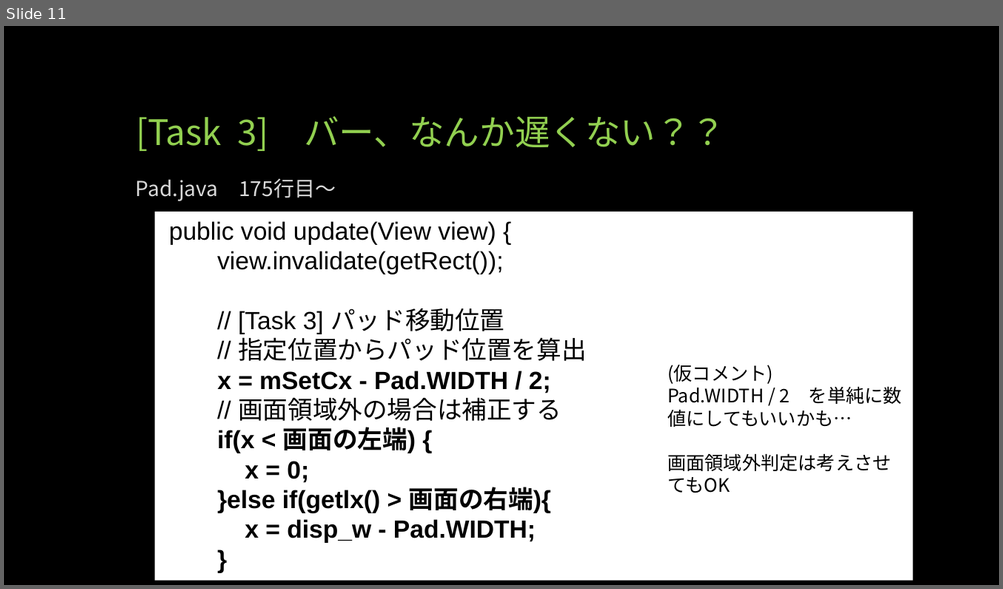
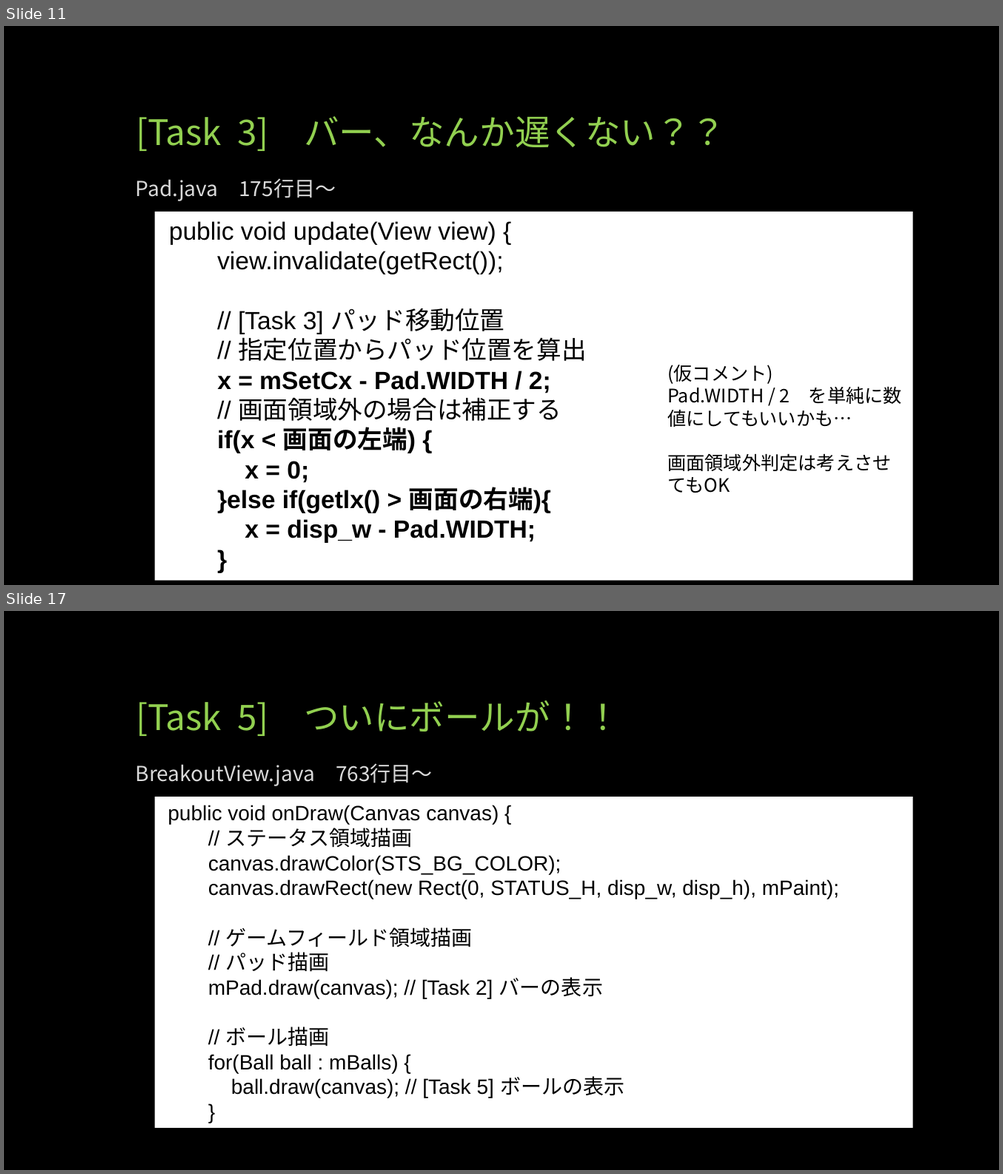
Before and after one commit to webfrontier/BreakOut, a slide deck: doc/インターンスライド資料.pptx. Shown one above the other, each under a label of ours: slide 11 before the commit, slides 11 and 17 after it; the slides between them are not shown. The pictures are 1003x589 and 1003x1174 pixels, drawn with LibreOffice and Linux fonts; fonts in the diff are those of the drawing. Boxes give left, top, right and bottom in pixels: in the first picture for what was removed or moved away, otherwise in the second. Text is boxed around its words. In the diff, an @@ line names an element or a change of style, - is before the commit and + after.

```diff
--- a/doc/インターンスライド資料.pptx
+++ b/doc/インターンスライド資料.pptx
@@ slide 17 added at (4, 611, 999, 1170), background #000000 @@
@@ title added at (136, 701, 620, 736), 34 pt, text #92D050 @@
+[Task 5] ついにボールが！！
@@ text added at (136, 763, 432, 786), 20 pt, text #D9D9D9 @@
+BreakoutView.java 763行目～
@@ rectangle added at (155, 797, 913, 1128), fill #FFFFFF, 20 pt, text #000000 @@
+public void onDraw(Canvas canvas) {
+// ステータス領域描画
+canvas.drawColor(STS_BG_COLOR);
+canvas.drawRect(new Rect(0, STATUS_H, disp_w, disp_h), mPaint);
+// ゲームフィールド領域描画
+// パッド描画
+mPad.draw(canvas); // [Task 2] バーの表示
+// ボール描画
+for(Ball ball : mBalls) {
+ball.draw(canvas); // [Task 5] ボールの表示
+}
```
Also in this commit, not shown: 1 slide changed, 64 other slides added.
